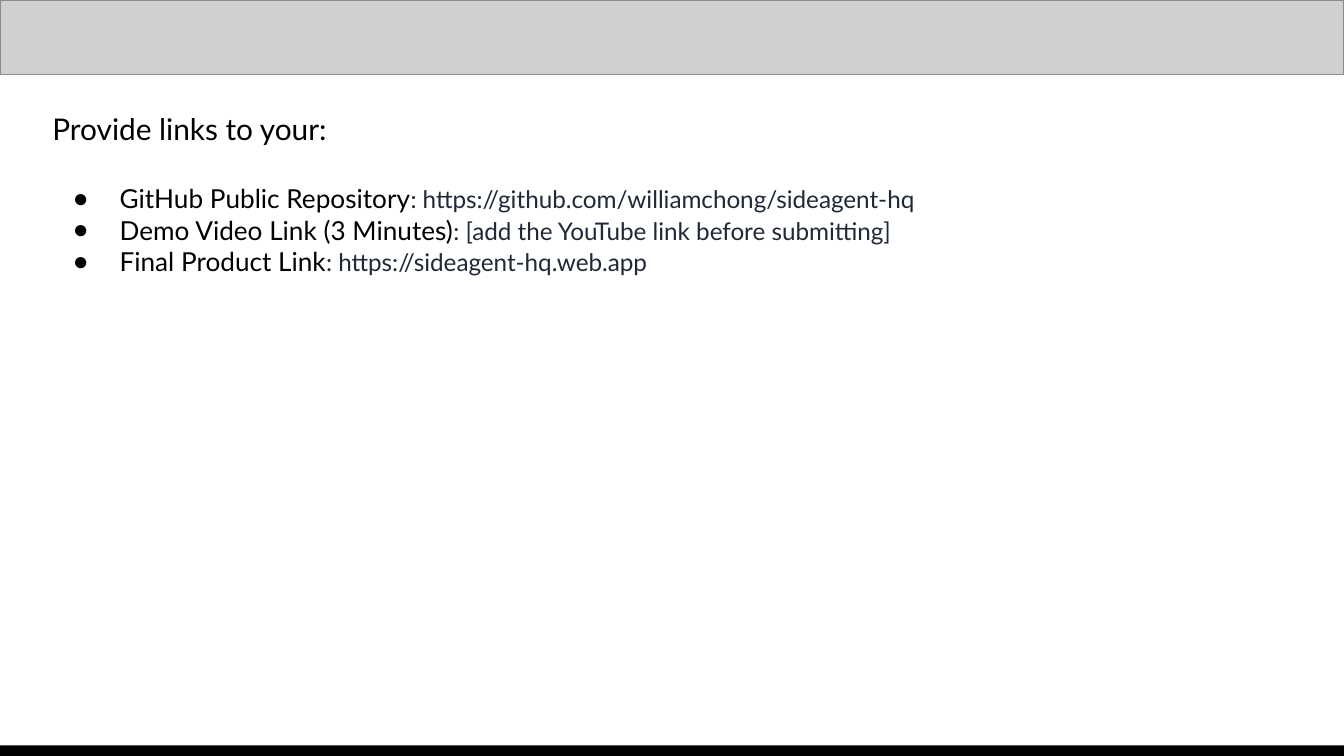
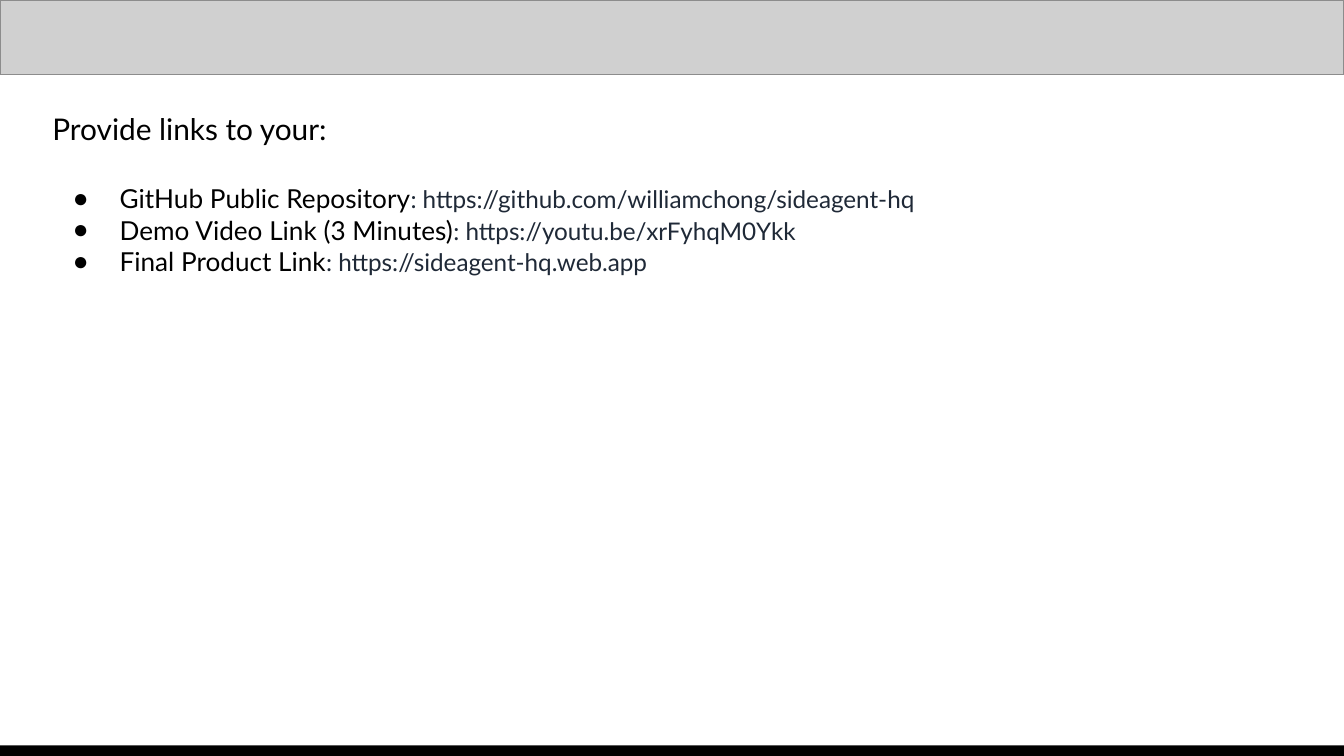
Before and after one commit to santorini19970530/sideagent-hq, a slide deck: slide 13 of docs/sideagent-submission.pptx. Drawn at 1344x756 pixels with LibreOffice and Linux fonts; fonts in the diff are those of the drawing; grey boxes stand for pictures. Boxes give left, top, right and bottom in pixels: in the first picture for what was removed or moved away, otherwise in the second. Text is boxed around its words. In the diff, an @@ line names an element or a change of style, - is before the commit and + after.

Commit message:
📝 Match the deck to the recorded demo and the checkpoint name
The deck now says "checkpoint" instead of "counterintelligence", links
the demo video, and quotes the recorded run on the benchmark slide:
released in 92 s, the double agent passed 1 of 4, Gemma passed 4 of 4,
and the full flow took 309 s.

```diff
--- a/docs/sideagent-submission.pptx
+++ b/docs/sideagent-submission.pptx
@@ text at (120,220,796,244): text changed @@
-● Demo Video Link (3 Minutes): [add the YouTube link before submitting]
+● Demo Video Link (3 Minutes): https://youtu.be/xrFyhqM0Ykk
```
Also in this commit, not shown: 4 other slides changed, 3 other files.
